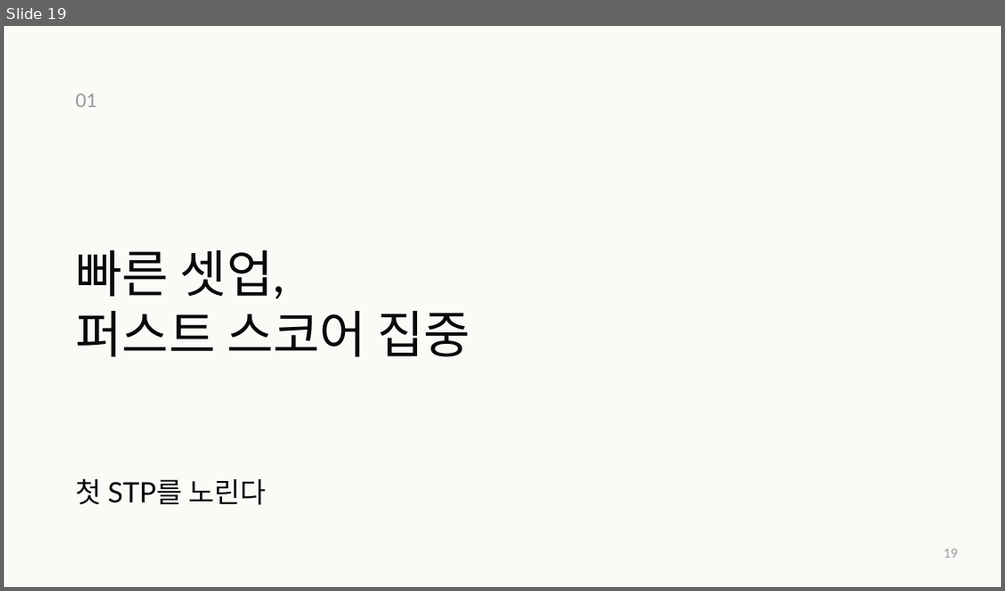
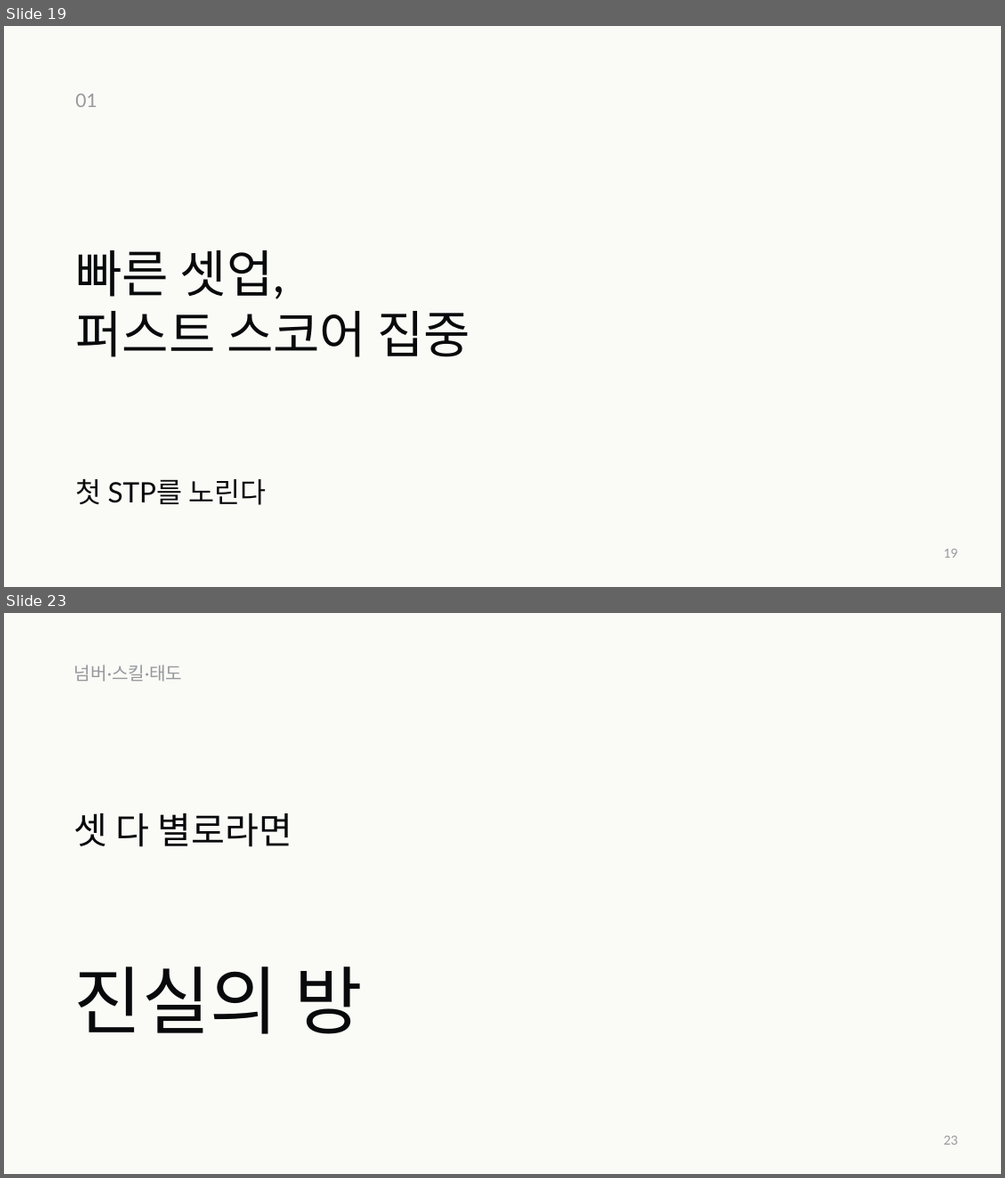
Before and after one commit to jaeyoung5178-bot/Presence, a slide deck: education/mentality/nozero400/NoZero-400Days.pptx. Shown one above the other, each under a label of ours: slide 19 before the commit, slides 19 and 23 after it; the slides between them are not shown. The pictures are 1005x591 and 1005x1178 pixels, drawn with LibreOffice and Linux fonts; fonts in the diff are those of the drawing. Boxes give left, top, right and bottom in pixels: in the first picture for what was removed or moved away, otherwise in the second. Text is boxed around its words. In the diff, an @@ line names an element or a change of style, - is before the commit and + after.

```diff
--- a/education/mentality/nozero400/NoZero-400Days.pptx
+++ b/education/mentality/nozero400/NoZero-400Days.pptx
@@ slide 23 added at (4, 613, 1001, 1174), background #FAFAF7 @@
@@ text added at (74, 665, 183, 682), 17.2 pt, text #96989B @@
+넘버·스킬·태도
@@ text added at (74, 813, 292, 847), 35.2 pt, text #08090B @@
+셋 다 별로라면
@@ text added at (74, 966, 364, 1034), 71.2 pt, text #08090B @@
+진실의 방
@@ text added at (944, 1135, 958, 1144), 12 pt, text #96989B @@
+23
```
Also in this commit, not shown: 5 slides changed, 13 other slides added, 12 slides removed, 5 other files.
